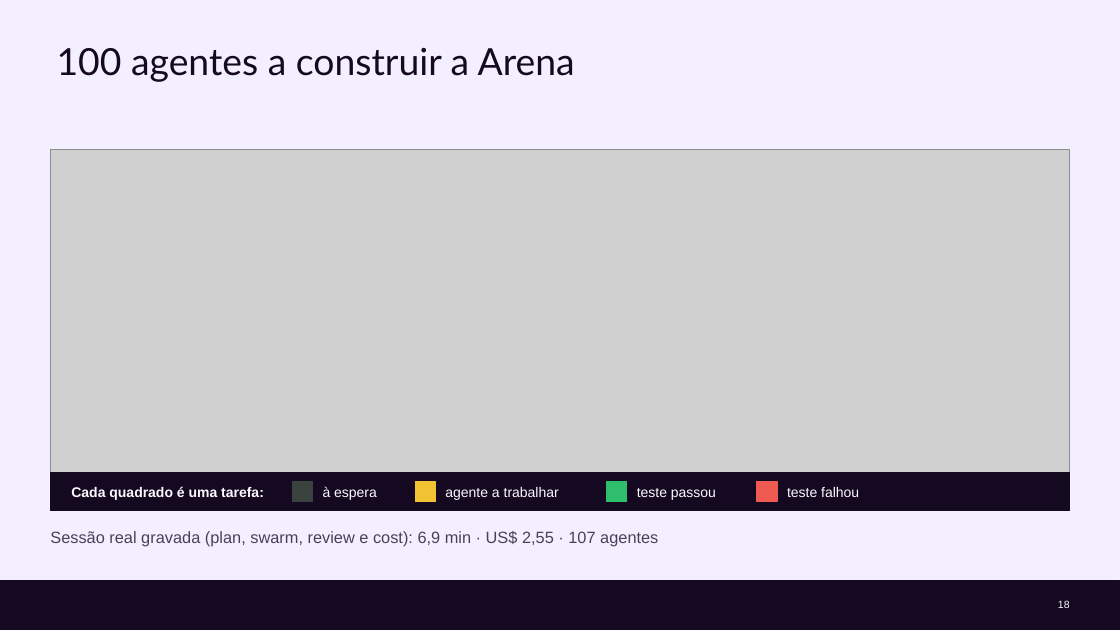
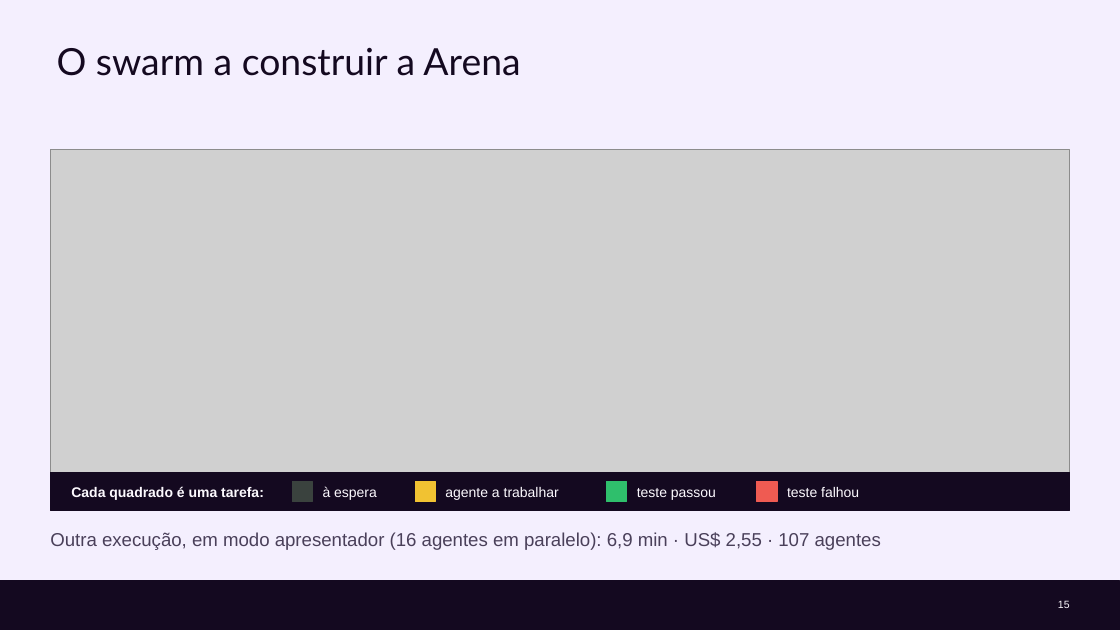
Before and after one commit to cx-guilherme-pinto/workshop-claude, a slide deck: slide 15 of slides/workshop.pptx (slide 18 before the commit). Drawn at 1120x630 pixels with LibreOffice and Linux fonts; fonts in the diff are those of the drawing; grey boxes stand for pictures; background and template pictures are left out. Boxes give left, top, right and bottom in pixels: in the first picture for what was removed or moved away, otherwise in the second. Text is boxed around its words. In the diff, an @@ line names an element or a change of style, - is before the commit and + after.

```diff
--- a/slides/workshop.pptx
+++ b/slides/workshop.pptx
@@ title at (57, 47, 520, 76): text changed @@
-100 agentes a construir a Arena
+O swarm a construir a Arena
@@ text at (50, 532, 881, 550): text changed; size 14 to 16 pt @@
-Sessão real gravada (plan, swarm, review e cost): 6,9 min · US$ 2,55 · 107 agentes
+Outra execução, em modo apresentador (16 agentes em paralelo): 6,9 min · US$ 2,55 · 107 agentes
@@ page number at (1058, 600, 1070, 608): text changed @@
-18
+15
```
Also in this commit, not shown: 29 other slides changed, 4 slides added, 7 slides removed, 11 other files.
